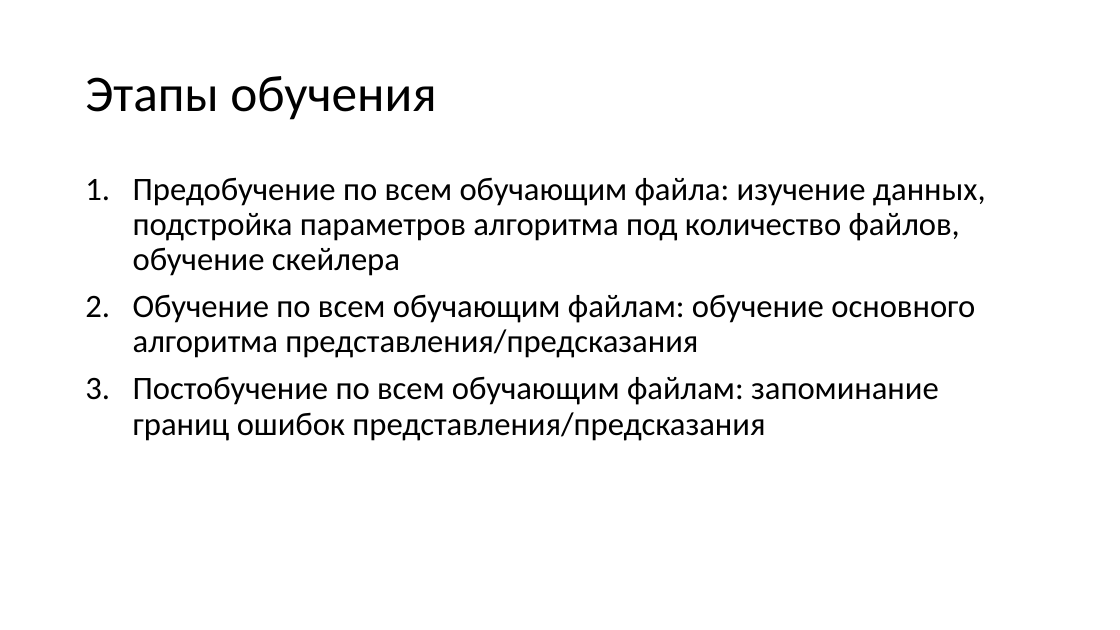
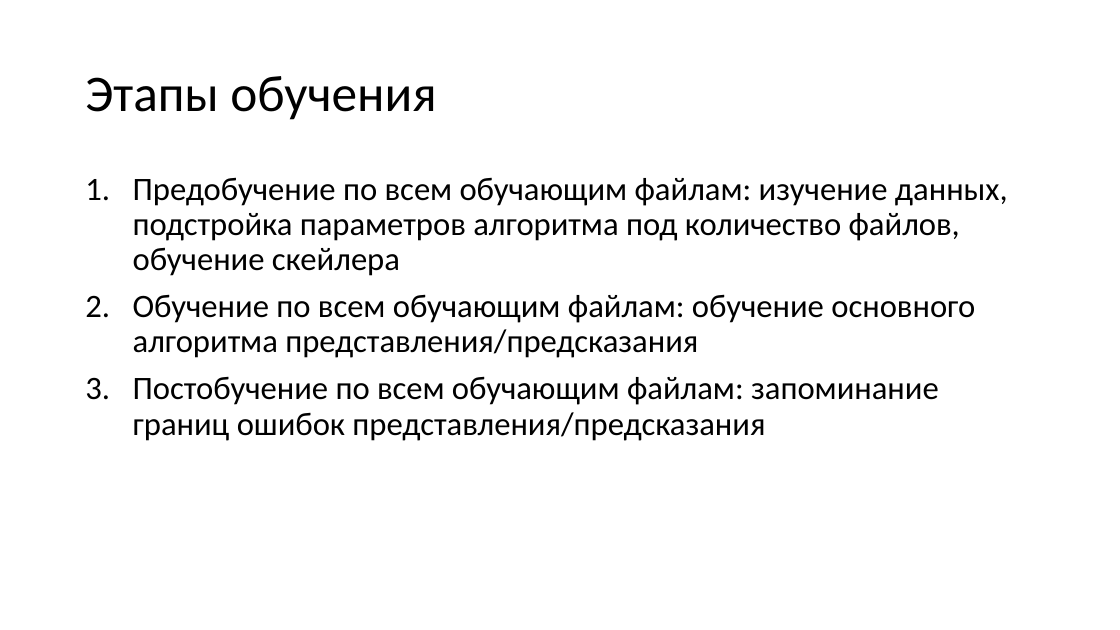
Before and after one commit to sau114/skillfactory_rds, a slide deck: slide 21 of module_final/story.pptx. Drawn at 1120x630 pixels with LibreOffice and Linux fonts; fonts in the diff are those of the drawing. Boxes give left, top, right and bottom in pixels: in the first picture for what was removed or moved away, otherwise in the second. Text is boxed around its words. In the diff, an @@ line names an element or a change of style, - is before the commit and + after.

```diff
--- a/module_final/story.pptx
+++ b/module_final/story.pptx
@@ text at bbox=[133, 177, 1008, 276]: text changed @@
-1. Предобучение по всем обучающим файла: изучение данных, подстройка параметров алгоритма под количество файлов, обучение скейлера
+1. Предобучение по всем обучающим файлам: изучение данных, подстройка параметров алгоритма под количество файлов, обучение скейлера
```
Also in this commit, not shown: 5 other slides changed, 1 other file.
